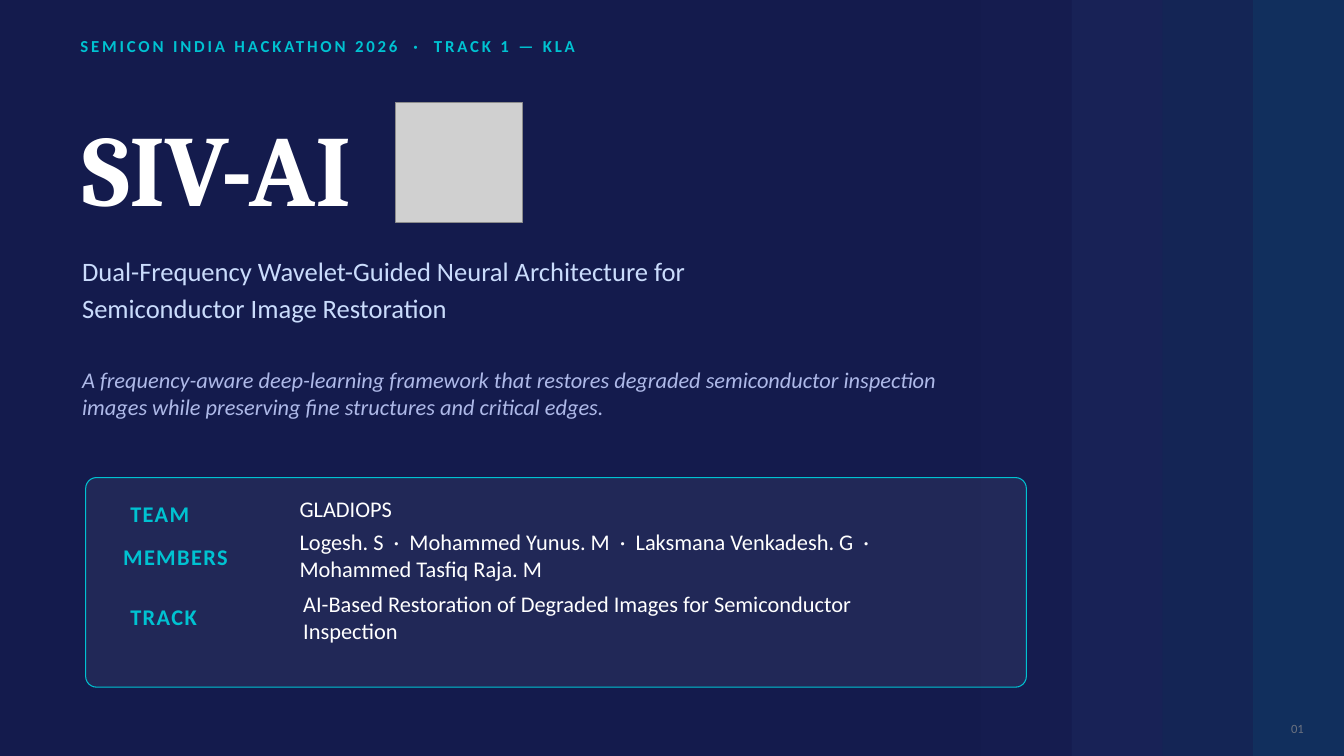
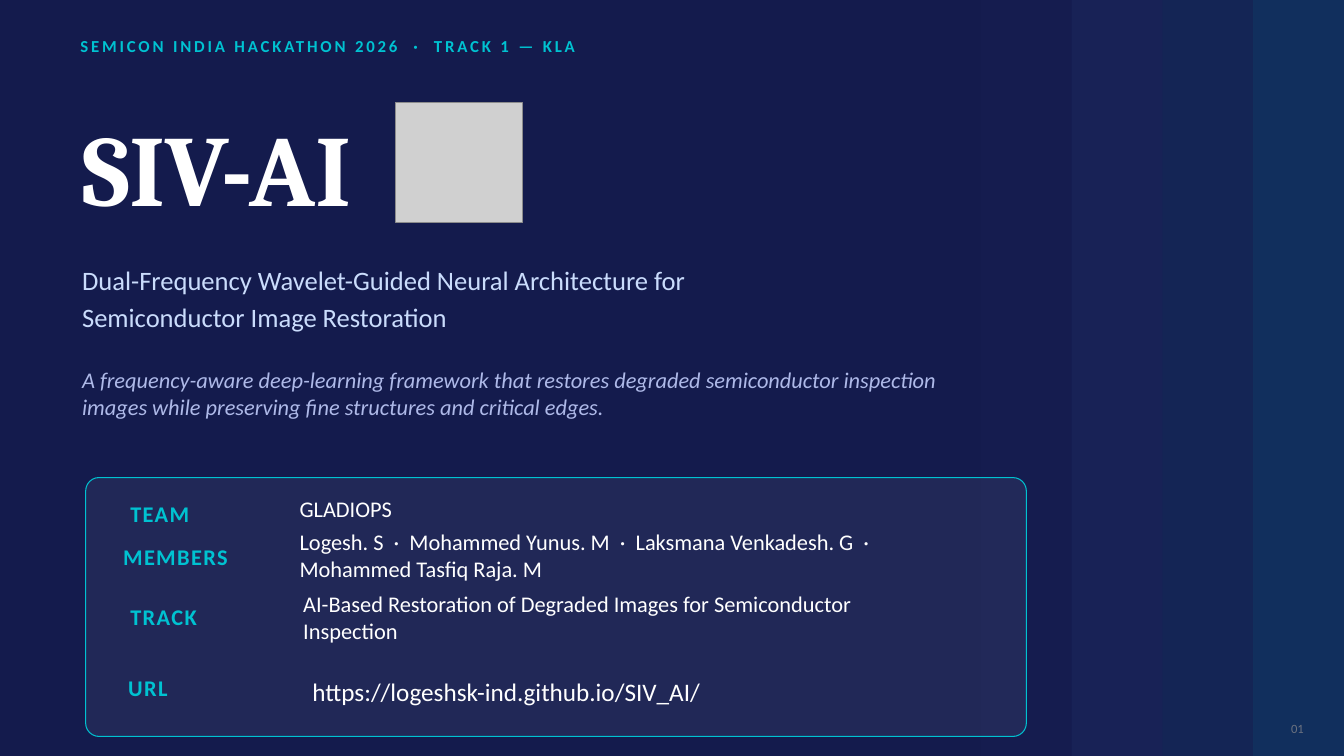
Before and after one commit to Logeshsk-Ind/SIV_AI, a slide deck: slide 1 of SIV-AI_Solution.pptx. Drawn at 1344x756 pixels with LibreOffice and Linux fonts; fonts in the diff are those of the drawing; grey boxes stand for pictures. Boxes give left, top, right and bottom in pixels: in the first picture for what was removed or moved away, otherwise in the second. Text is boxed around its words. In the diff, an @@ line names an element or a change of style, - is before the commit and + after.

```diff
--- a/SIV-AI_Solution.pptx
+++ b/SIV-AI_Solution.pptx
@@ text "Dual-Frequency Wavelet-Guided Neural Architecture for" moved from (x1=82, y1=262, x2=685, y2=323) to (x1=82, y1=271, x2=685, y2=332) @@
@@ rounded rectangle resized from (x1=86, y1=478, x2=1026, y2=688) to (x1=86, y1=478, x2=1026, y2=737) @@
@@ text added at (x1=128, y1=681, x2=167, y2=696), 16 pt, text #00C2D1, bold @@
+URL
@@ text added at (x1=312, y1=683, x2=700, y2=706), 18 pt, text #FFFFFF @@
+https://logeshsk-ind.github.io/SIV_AI/
```
Also in this commit, not shown: 1 other slide changed, 1 slide added, 2 other files.
